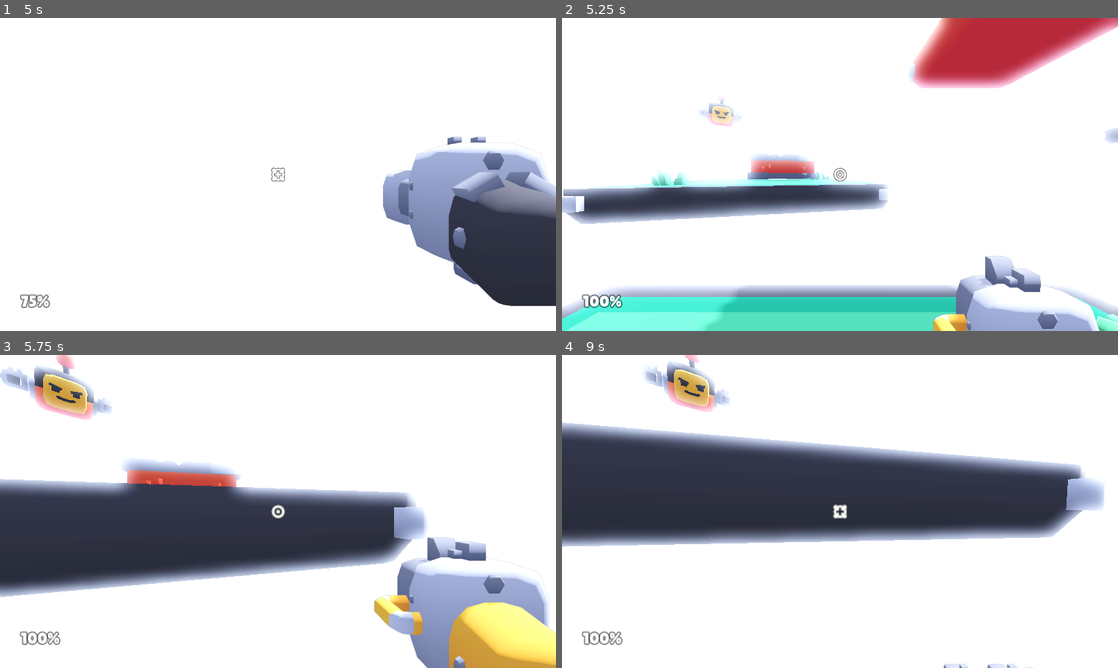
Above: before the commit, frames 1-4 (two rows, left to right).
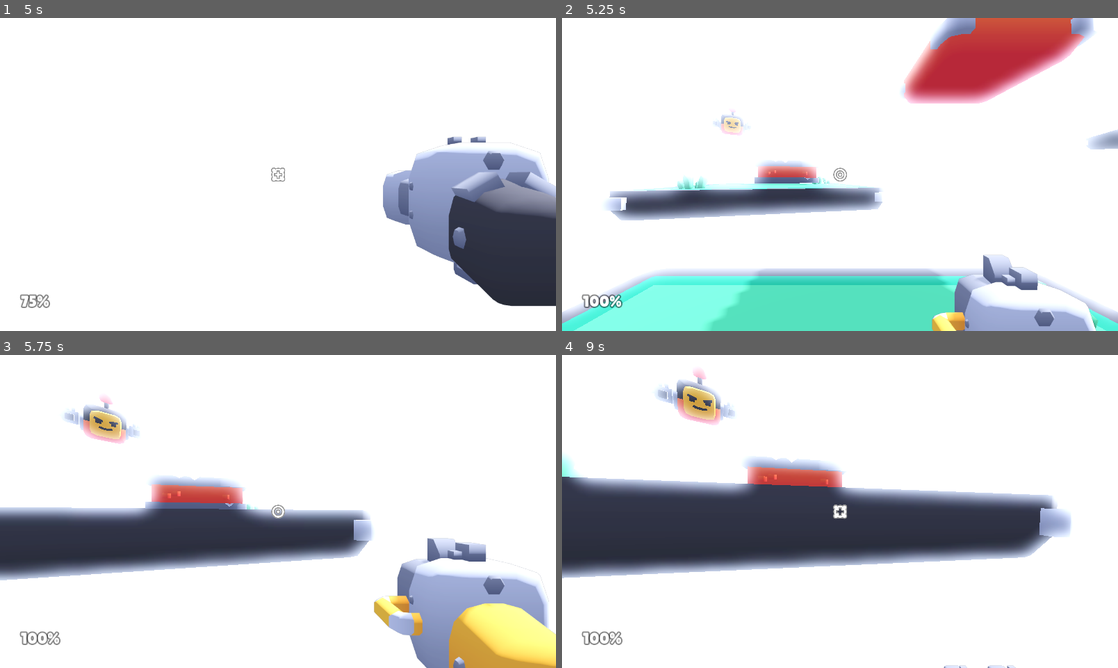
Above: after the commit, the same moments.

Repository: KenneyNL/Starter-Kit-FPS
Game: Godot game, scene res://scenes/main.tscn
The game is run twice, just before and just after one commit, with the same random seed, the same clock (stepped at 60 frames per second) and the same inputs.
Inputs (mouse positions are in pixels of both pictures, inside the frame that each line leads up to):
- Up to frame 1 (5 s): move the mouse to (305, 174) at 0.52 s; hold W (move_forward) from 0.53 s (still down); click (305, 174) at 0.6 s; tap Space (jump) at 0.77, 1.52, 3.02, 3.77, 4.52 s; move the mouse to (250, 174) at 1.27 s; tap E (weapon_toggle) at 1.35, 2.85, 4.35 s; move the mouse to (289, 168) at 2.02 s; click (289, 168) at 2.1 s; move the mouse to (272, 180) at 2.77 s; move the mouse to (316, 177) at 3.52 s; click (316, 177) at 3.6 s; move the mouse to (233, 171) at 4.27 s
- Up to frame 2 (5.25 s): keep holding W (move_forward); move the mouse to (845, 174) at 5.02 s; click (845, 174) at 5.1 s
- Up to frame 3 (5.75 s): keep holding W (move_forward)
- Up to frame 4 (9 s): move the mouse to (817, 505) at 5.77 s; release W (move_forward) at 5.78 s; hold D (move_right) 5.78-6.53 s; tap E (weapon_toggle) at 5.85, 7.35, 8.85 s; tap Space (jump) at 6.02, 6.77, 7.52 s; move the mouse to (867, 511) at 6.52 s; hold W (move_forward) 6.53-8.78 s; click (867, 511) at 6.6 s; move the mouse to (812, 511) at 7.27 s; move the mouse to (851, 505) at 8.02 s; click (851, 505) at 8.1 s; move the mouse to (834, 517) at 8.77 s; hold A (move_left) from 8.78 s (still down)

Frame 1 is identical in both runs. In frame 2, 19% of the frame differs, in the area x 0-100%, y 0-100%; in frame 3, 19%; in frame 4, 29%, in the area x 0-98%, y 0-100%.
Error before the commit: Invalid access to property or key 'sound_shoot' on a base object of type 'Nil'. (res://objects/player.gd:222)

Commit message:
Always have a valid weapon
Fix crash when you're shooting when you die or when you start the game.
Since weapon is nil (waiting for anim to finish before assigning it),
the game crashes trying on Audio.play(weapon.sound_shoot).

Diff:
--- a/objects/player.gd
+++ b/objects/player.gd
@@ -51,6 +51,7 @@
 	Input.mouse_mode = Input.MOUSE_MODE_CAPTURED
 	rotation_delta = Vector2.ZERO
 
+	weapon = weapons[weapon_index]  # weapon must never be nil
 	initiate_change_weapon(weapon_index)
 
 
